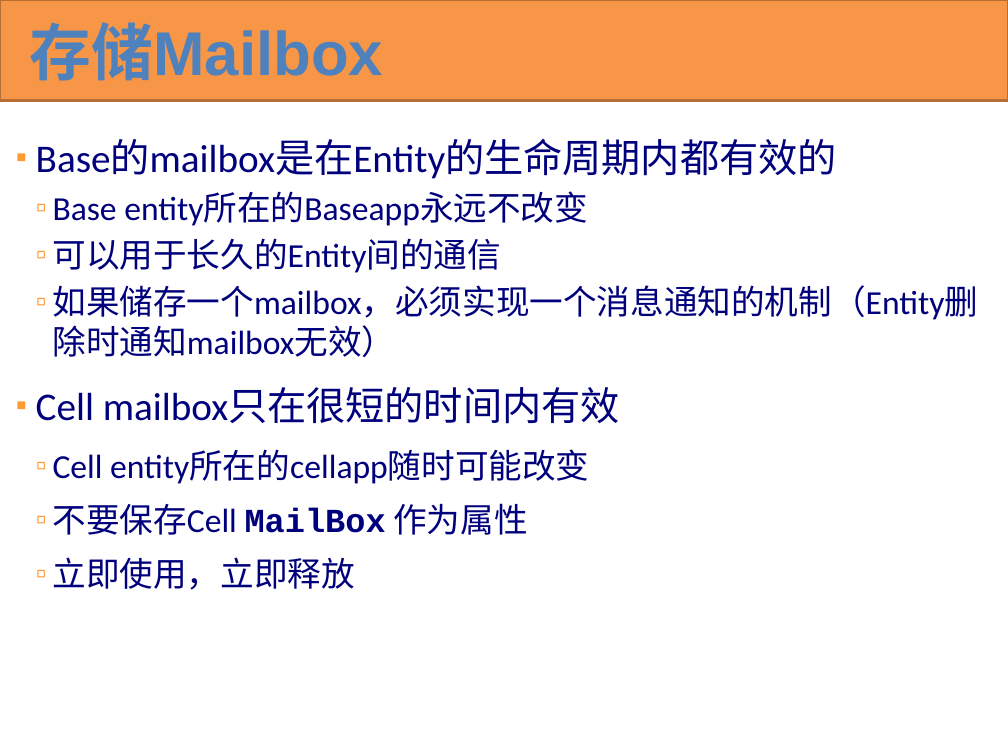
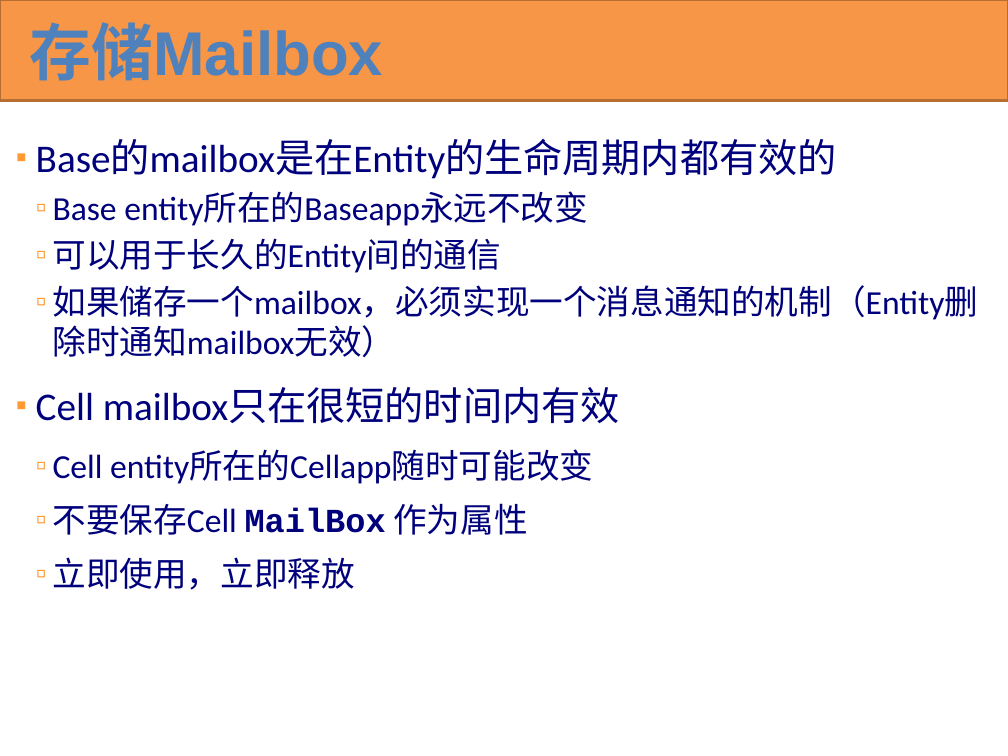
Before and after one commit to kbengine/kbengine_docs, a slide deck: slide 74 of KBEngine overview(cn).pptx. Drawn at 1008x756 pixels with LibreOffice and Linux fonts; fonts in the diff are those of the drawing. Boxes give left, top, right and bottom in pixels: in the first picture for what was removed or moved away, otherwise in the second. Text is boxed around its words. In the diff, an @@ line names an element or a change of style, - is before the commit and + after.

```diff
--- a/KBEngine overview(cn).pptx
+++ b/KBEngine overview(cn).pptx
@@ text at (53,451,593,484): text changed @@
-  ▫ Cell entity所在的cellapp随时可能改变
+  ▫ Cell entity所在的Cellapp随时可能改变
```
Also in this commit, not shown: 20 other slides changed.
